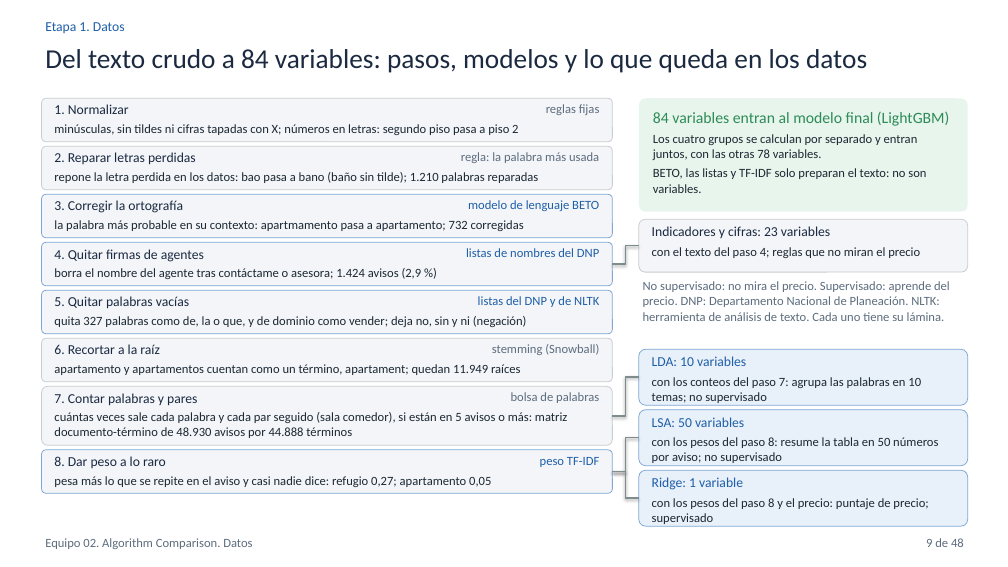
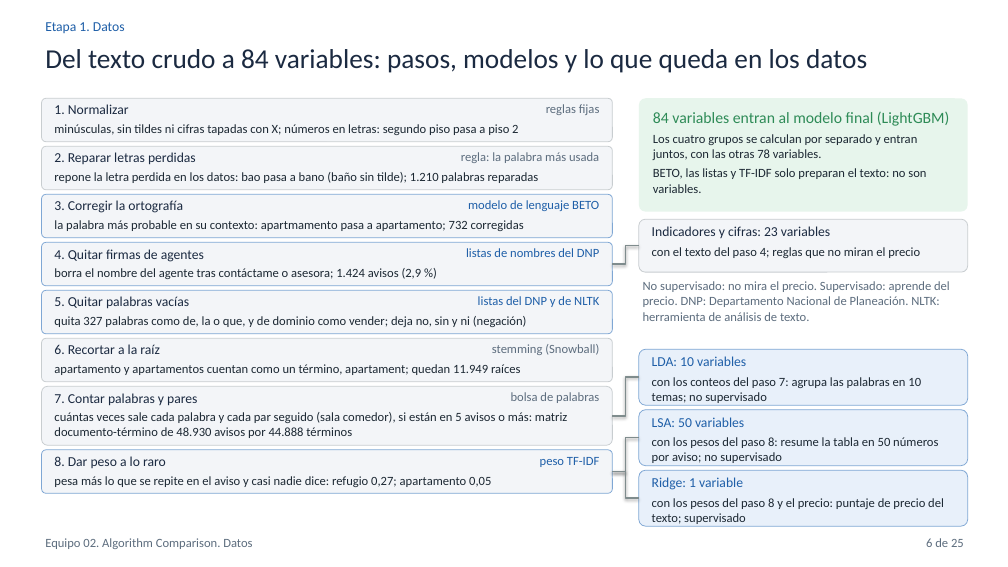
Before and after one commit to hsaguilera/BDML-PS03, a slide deck: slide 6 of 03_slides/compare_equipo_02.pptx (slide 9 before the commit). Drawn at 1008x567 pixels with LibreOffice and Linux fonts; fonts in the diff are those of the drawing. Boxes give left, top, right and bottom in pixels: in the first picture for what was removed or moved away, otherwise in the second. Text is boxed around its words. In the diff, an @@ line names an element or a change of style, - is before the commit and + after.

Commit message:
Reduce las presentaciones finales a 27 y 25 láminas para la exposición
Best Model Deep Dive queda con 27 láminas y Algorithm Comparison con 25,
con las cifras verificadas, las notas del orador recortadas para unos 20
minutos y el mapa de láminas del README actualizado. Los PDF de 03_slides
son los entregados.

```diff
--- a/03_slides/compare_equipo_02.pptx
+++ b/03_slides/compare_equipo_02.pptx
@@ text at (643,281,950,321): text changed @@
-No supervisado: no mira el precio. Supervisado: aprende del precio. DNP: Departamento Nacional de Planeación. NLTK: herramienta de análisis de texto. Cada uno tiene su lámina.
+No supervisado: no mira el precio. Supervisado: aprende del precio. DNP: Departamento Nacional de Planeación. NLTK: herramienta de análisis de texto.
@@ text at (652,498,944,524): text changed @@
-con los pesos del paso 8 y el precio: puntaje de precio; supervisado
+con los pesos del paso 8 y el precio: puntaje de precio del texto; supervisado
@@ text at (926,538,964,547): text changed @@
-9 de 48
+6 de 25
```
Also in this commit, not shown: 24 other slides changed, 23 slides removed, 9 other files.
